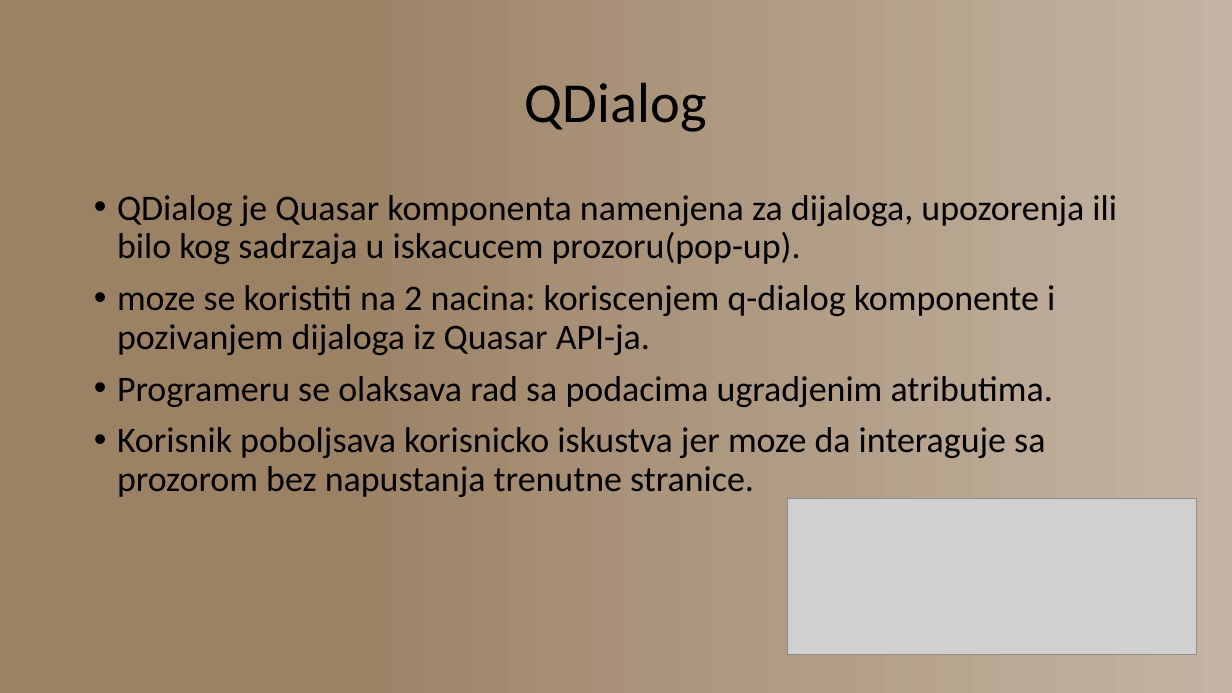
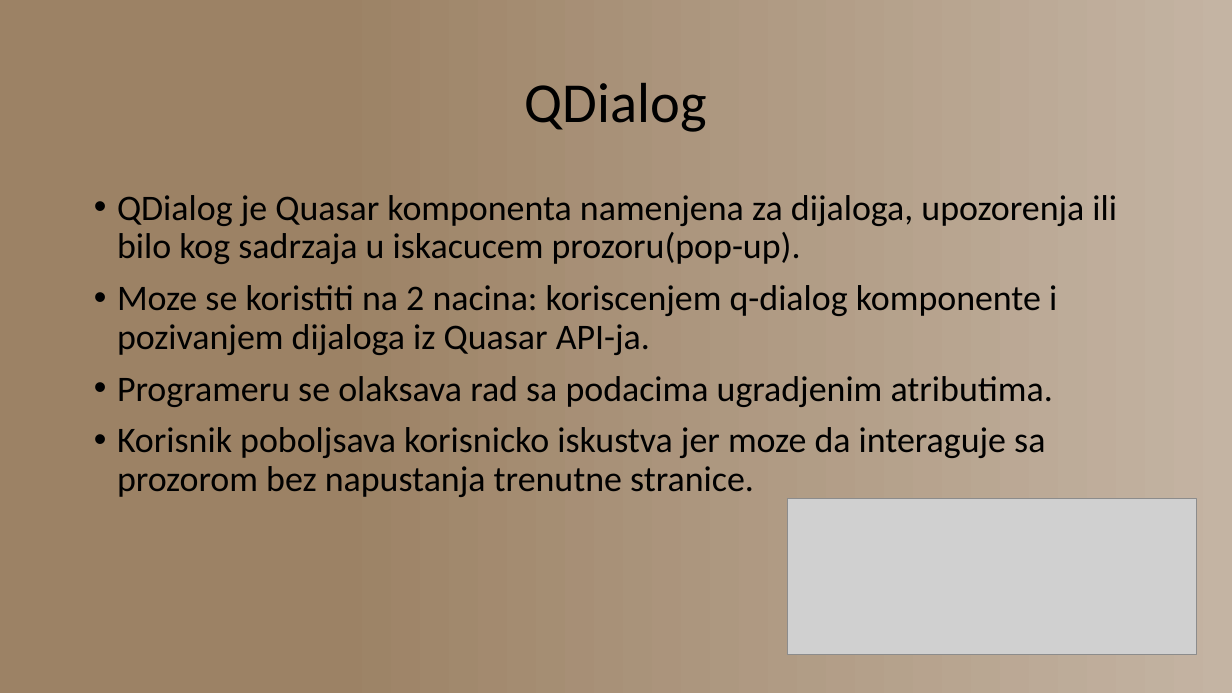
Before and after one commit to zvasiccc/QuasarDemo, a slide deck: slide 8 of Prezentacija.pptx. Drawn at 1232x693 pixels with LibreOffice and Linux fonts; fonts in the diff are those of the drawing; grey boxes stand for pictures. Boxes give left, top, right and bottom in pixels: in the first picture for what was removed or moved away, otherwise in the second. Text is boxed around its words. In the diff, an @@ line names an element or a change of style, - is before the commit and + after.

```diff
--- a/Prezentacija.pptx
+++ b/Prezentacija.pptx
@@ text at (117, 285, 1057, 355): text changed @@
-• moze se koristiti na 2 nacina: koriscenjem q-dialog komponente i pozivanjem dijaloga iz Quasar API-ja.
+• Moze se koristiti na 2 nacina: koriscenjem q-dialog komponente i pozivanjem dijaloga iz Quasar API-ja.
```
Also in this commit, not shown: 4 other slides changed, 4 other files.
